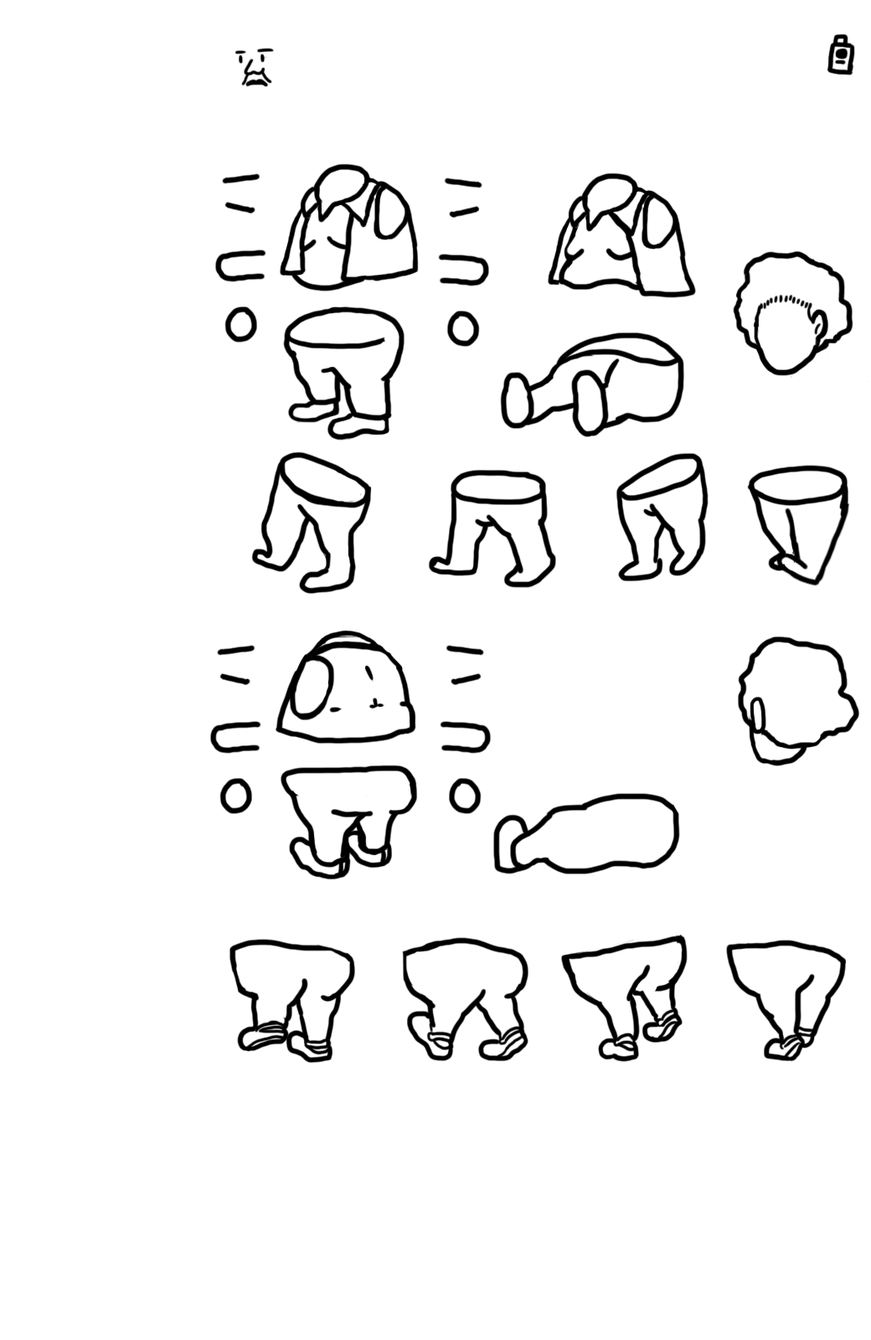
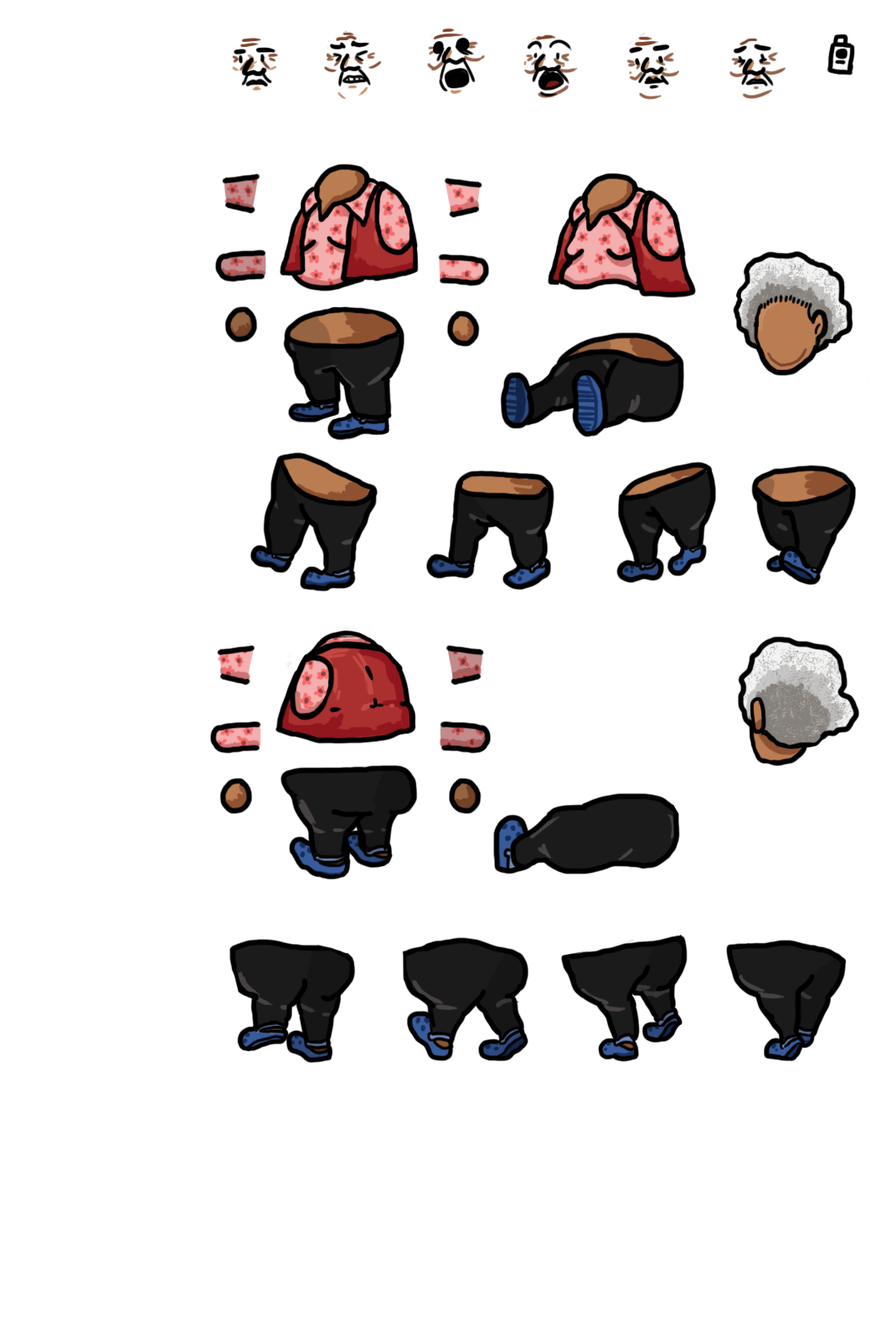
Revision of a layered 871x1340 image; what changed, layer by layer:
moved "shadow" out of group "color", painted on it over bbox(211, 169, 857, 1059)
moved "lines" out of group "lines", painted on it over bbox(211, 33, 857, 1059)
renamed "face" to "face_walking", painted on it over bbox(232, 29, 775, 98)
removed layer "front_legs" from group "lines" over bbox(251, 451, 851, 595)
showed "face_color", painted on it over bbox(223, 27, 786, 238)
removed group "lines" (1st of 3) (5 layers) over bbox(211, 33, 857, 1059)
moved "pants" out of group "color", painted on it over bbox(213, 314, 855, 1043)
moved "shoes" out of group "color", painted on it over bbox(222, 361, 856, 1059)
moved "hair" out of group "color", painted on it over bbox(211, 37, 857, 748)
added layer "jacket" above "floral_pattern" over bbox(277, 183, 693, 743)
added layer "floral_pattern" above "shirt" over bbox(216, 177, 679, 752)
moved "shirt" out of group "color", painted on it over bbox(211, 169, 817, 961)
moved "skin" out of group "color", painted on it over bbox(211, 27, 857, 1055)
hid "white", painted on it over bbox(211, 36, 857, 1059)
